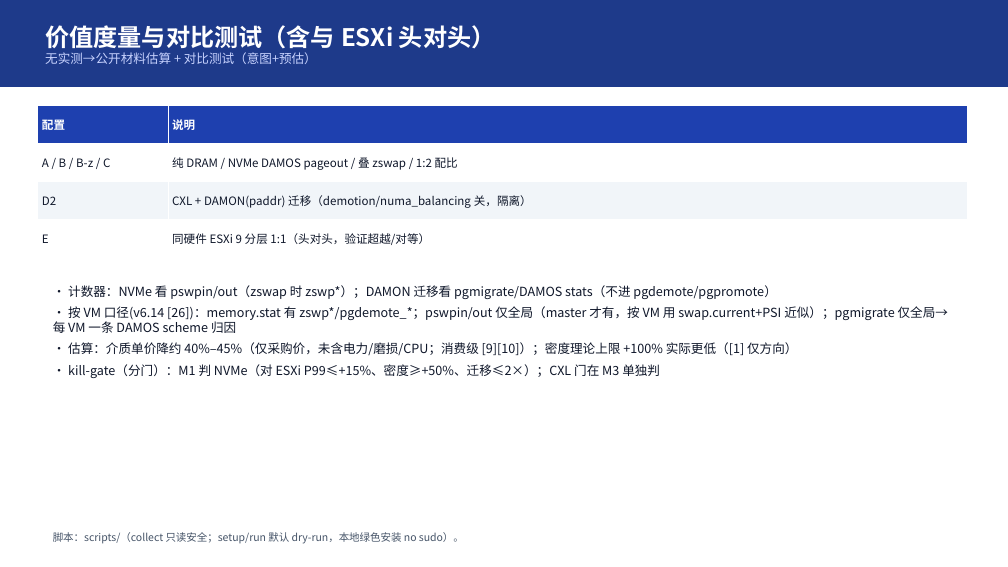
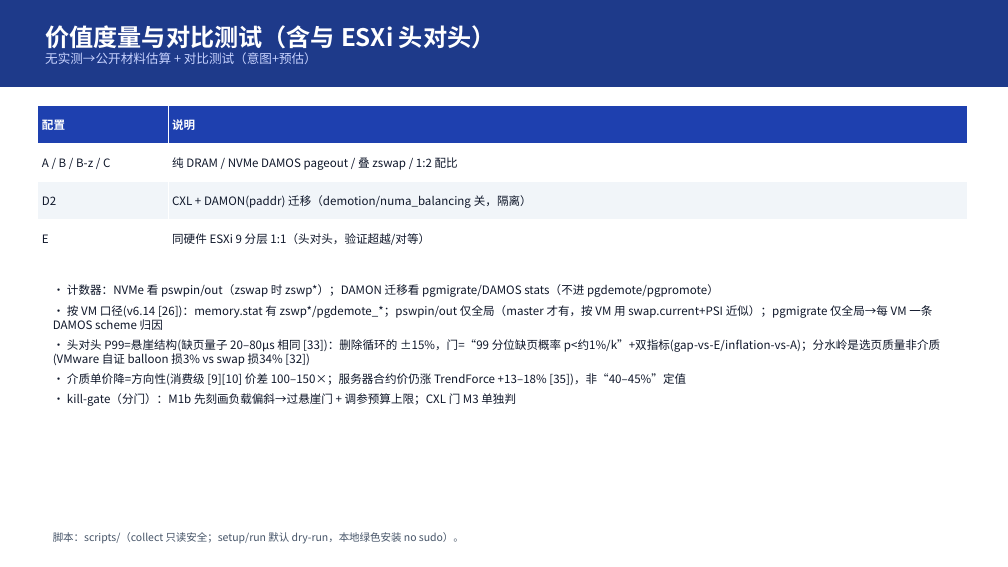
Before and after one commit to turtacn/storm, a slide deck: slide 13 of docs/harness-sop/examples/memory-tiring-p2v/mt-v1.pptx. Drawn at 1008x567 pixels with LibreOffice and Linux fonts; fonts in the diff are those of the drawing. Boxes give left, top, right and bottom in pixels: in the first picture for what was removed or moved away, otherwise in the second. Text is boxed around its words. In the diff, an @@ line names an element or a change of style, - is before the commit and + after.

```diff
--- a/docs/harness-sop/examples/memory-tiring-p2v/mt-v1.pptx
+++ b/docs/harness-sop/examples/memory-tiring-p2v/mt-v1.pptx
@@ text at (x1=53, y1=284, x2=932, y2=330): size 12 to 11 pt in "• 计数器：NVMe 看 pswpin/out（zswap 时 zswp*）；DAMON 迁移看 ...", "• 按 VM 口径(v6.14 [26])：memory.stat 有 zswp*/pgdemote_*；pswpin/ ..." @@
@@ text at (x1=53, y1=339, x2=940, y2=406): text changed; size 12 to 11 pt @@
-• 估算：介质单价降约 40%–45%（仅采购价，未含电力/磨损/CPU；消费级 [9][10]）；密度理论上限 +100% 实际更低（[1] 仅方向）
-• kill-gate（分门）：M1 判 NVMe（对 ESXi P99≤+15%、密度≥+50%、迁移≤2×）；CXL 门在 M3 单独判
+• 头对头 P99=悬崖结构(缺页量子 20–80µs 相同 [33])：删除循环的 ±15%，门=“99 分位缺页概率 p<约1%/k”+双指标(gap-vs-E/inflation-vs-A)；分水岭是选页质量非介质(VMware 自证 balloon 损3% vs swap 损34% [32])
+• 介质单价降=方向性(消费级 [9][10] 价差 100–150×；服务器合约价仍涨 TrendForce +13–18% [35])，非“40–45%”定值
+• kill-gate（分门）：M1b 先刻画负载偏斜→过悬崖门 + 调参预算上限；CXL 门 M3 单独判
```
Also in this commit, not shown: 6 other slides changed.
